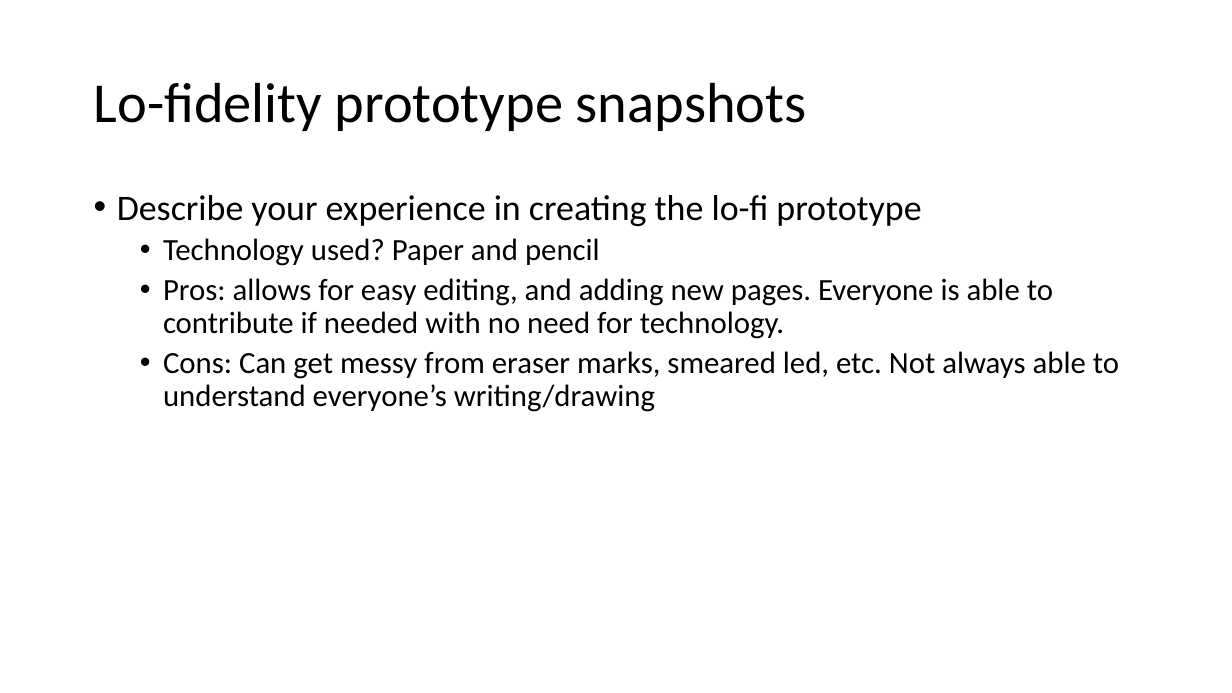
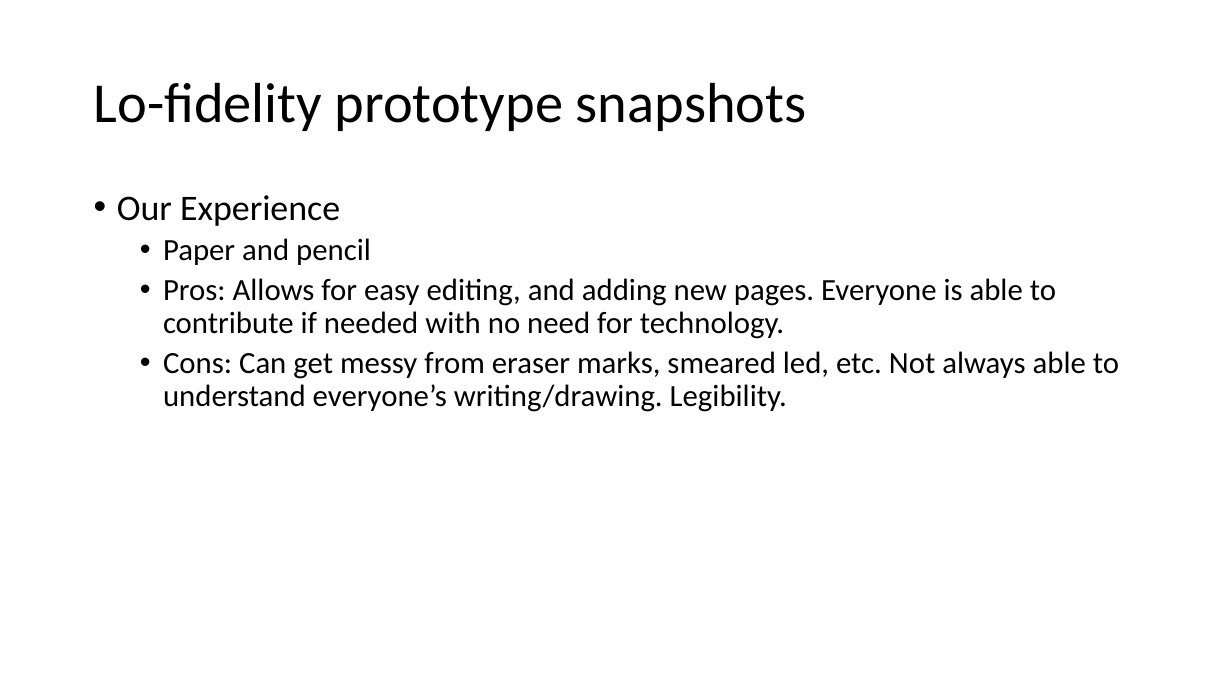
Before and after one commit to ShawnClake/ense-470, a slide deck: slide 16 of milestones/4/ENSE470_M4.ppt. Drawn at 1232x693 pixels with LibreOffice and Linux fonts; fonts in the diff are those of the drawing. Boxes give left, top, right and bottom in pixels: in the first picture for what was removed or moved away, otherwise in the second. Text is boxed around its words. In the diff, an @@ line names an element or a change of style, - is before the commit and + after.

```diff
--- a/milestones/4/ENSE470_M4.ppt
+++ b/milestones/4/ENSE470_M4.ppt
@@ text at bbox=[117, 195, 1119, 412]: text changed @@
-• Describe your experience in creating the lo-fi prototype
-  • Technology used? Paper and pencil
-  • Pros: allows for easy editing, and adding new pages. Everyone is able to contribute if needed with no need for technology.
-  • Cons: Can get messy from eraser marks, smeared led, etc. Not always able to understand everyone’s writing/drawing
+• Our Experience
+  • Paper and pencil
+  • Pros: Allows for easy editing, and adding new pages. Everyone is able to contribute if needed with no need for technology.
+  • Cons: Can get messy from eraser marks, smeared led, etc. Not always able to understand everyone’s writing/drawing. Legibility.
```
Also in this commit, not shown: 3 other slides changed, 1 slide added, 1 slide removed, 1 other file.
